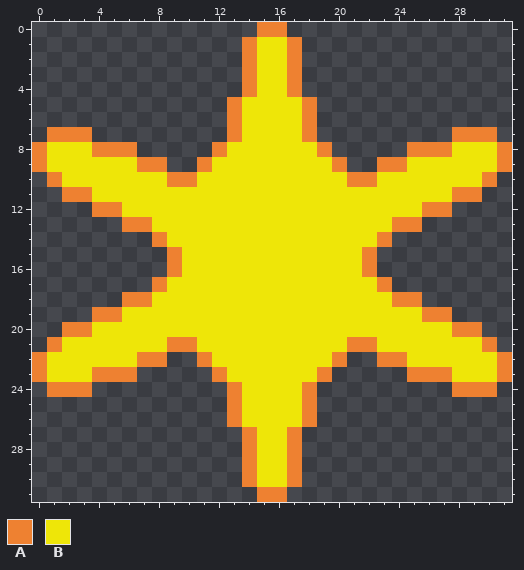
One commit to this pixel-art sprite: images/icons/star-6.png. This is how it looked before the edit.
The file is 32x32 pixels.
Palette (. is transparent): A #ee8131  B #eee608
Pixels before, first column x 0:
 0 ...............AA...............
 1 ..............ABBA..............
 2 ..............ABBA..............
 3 ..............ABBA..............
 4 ..............ABBA..............
 5 .............ABBBBA.............
 6 .............ABBBBA.............
 7 .AAA.........ABBBBA.........AAA.
 8 ABBBAAA.....ABBBBBBA.....AAABBBA
 9 ABBBBBBAA..ABBBBBBBBA..AABBBBBBA
10 .ABBBBBBBAABBBBBBBBBBAABBBBBBBA.
11 ..AABBBBBBBBBBBBBBBBBBBBBBBBAA..
12 ....AABBBBBBBBBBBBBBBBBBBBAA....
13 ......AABBBBBBBBBBBBBBBBAA......
14 ........ABBBBBBBBBBBBBBA........
15 .........ABBBBBBBBBBBBA.........
16 .........ABBBBBBBBBBBBA.........
17 ........ABBBBBBBBBBBBBBA........
18 ......AABBBBBBBBBBBBBBBBAA......
19 ....AABBBBBBBBBBBBBBBBBBBBAA....
20 ..AABBBBBBBBBBBBBBBBBBBBBBBBAA..
21 .ABBBBBBBAABBBBBBBBBBAABBBBBBBA.
22 ABBBBBBAA..ABBBBBBBBA..AABBBBBBA
23 ABBBAAA.....ABBBBBBA.....AAABBBA
24 .AAA.........ABBBBA.........AAA.
25 .............ABBBBA.............
26 .............ABBBBA.............
27 ..............ABBA..............
28 ..............ABBA..............
29 ..............ABBA..............
30 ..............ABBA..............
31 ...............AA...............
After:
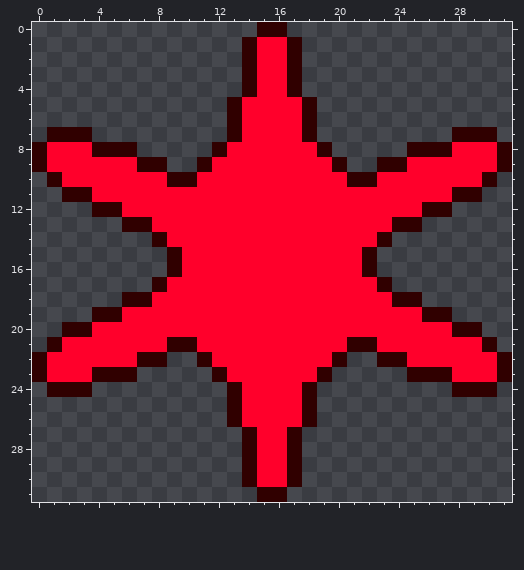
Commit message: change star color scheme
From old to new:
colour A: #ee8131 -> #300000
colour B: #eee608 -> #ff002b
Where, in picture pixels (left, top, right, bottom), the same in both pictures:
changed: (32, 22, 512, 502)
